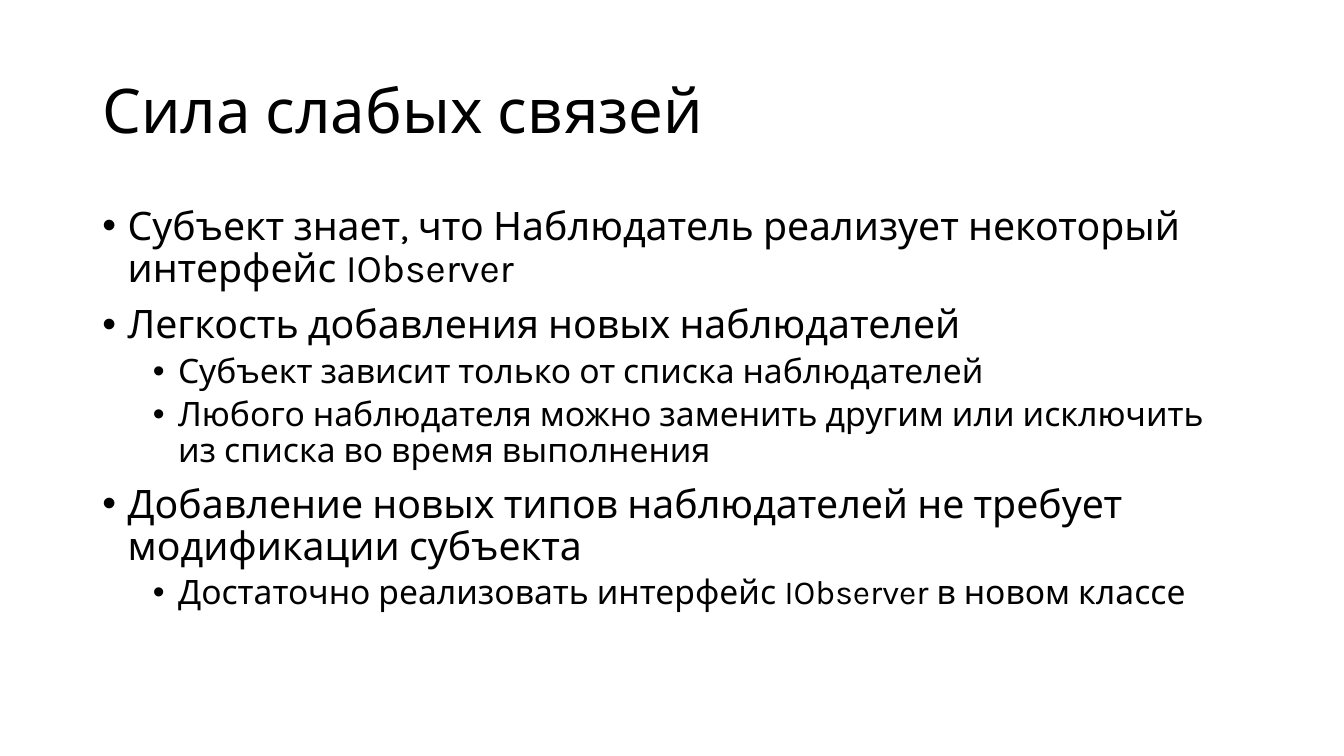
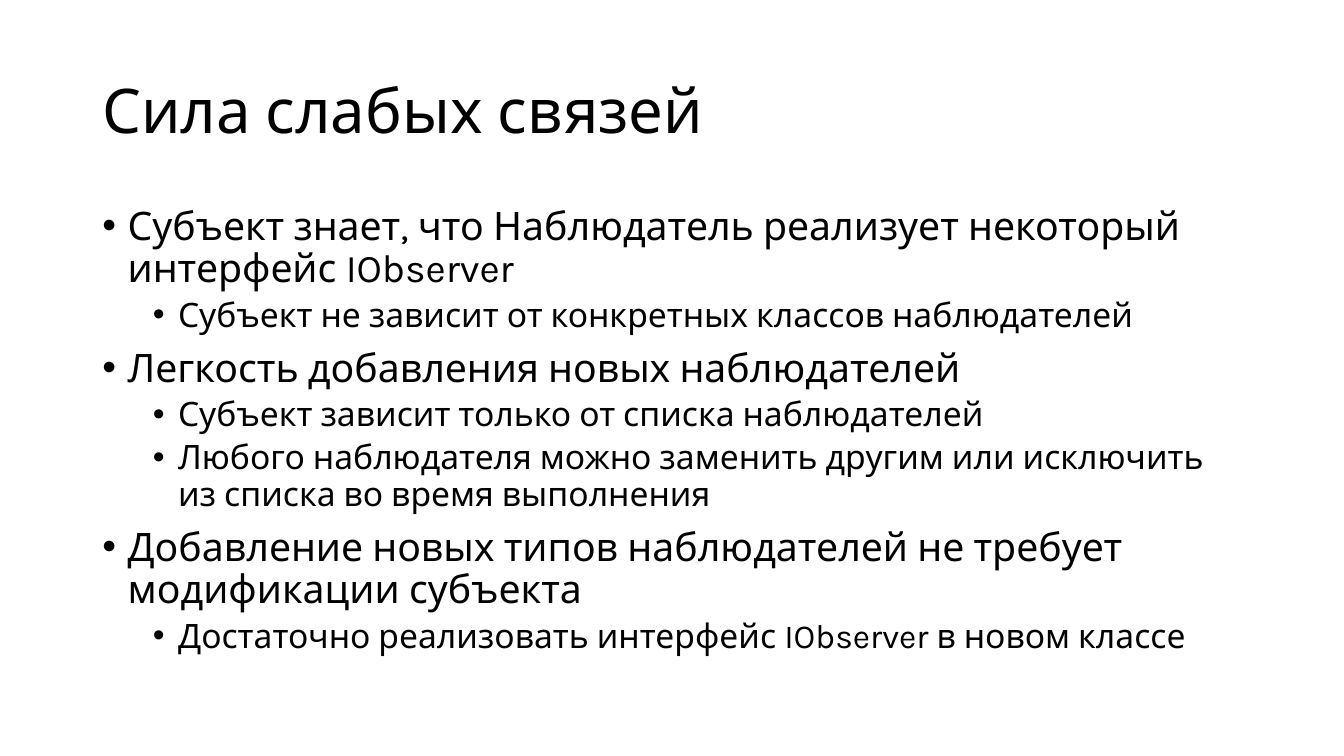
Before and after one commit to alexey-malov/ood, a slide deck: slide 24 of lectures/02.observer/observer.pptx (slide 25 before the commit). Drawn at 1344x756 pixels with LibreOffice and Linux fonts; fonts in the diff are those of the drawing. Boxes give left, top, right and bottom in pixels: in the first picture for what was removed or moved away, otherwise in the second. Text is boxed around its words. In the diff, an @@ line names an element or a change of style, - is before the commit and + after.

```diff
--- a/lectures/02.observer/observer.pptx
+++ b/lectures/02.observer/observer.pptx
@@ text at box(178, 301, 1133, 335): paragraph added @@
+  • Субъект не зависит от конкретных классов наблюдателей
```
Also in this commit, not shown: 17 other slides changed, 2 slides added, 2 slides removed, 2 other files.
